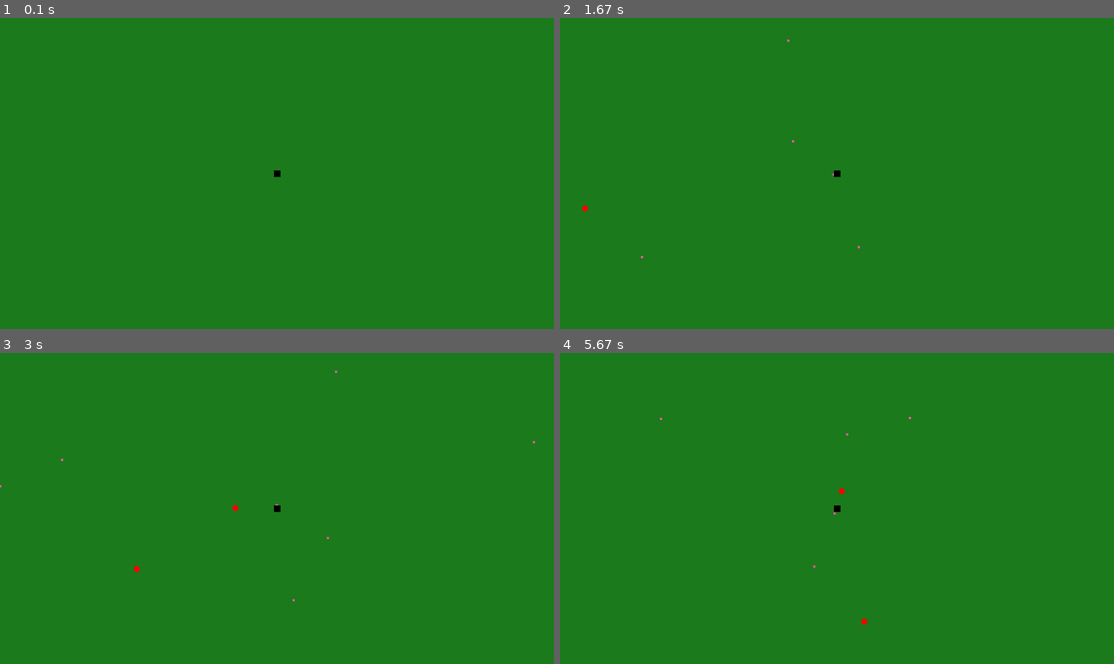
Above: before the commit, frames 1-4 (two rows, left to right).
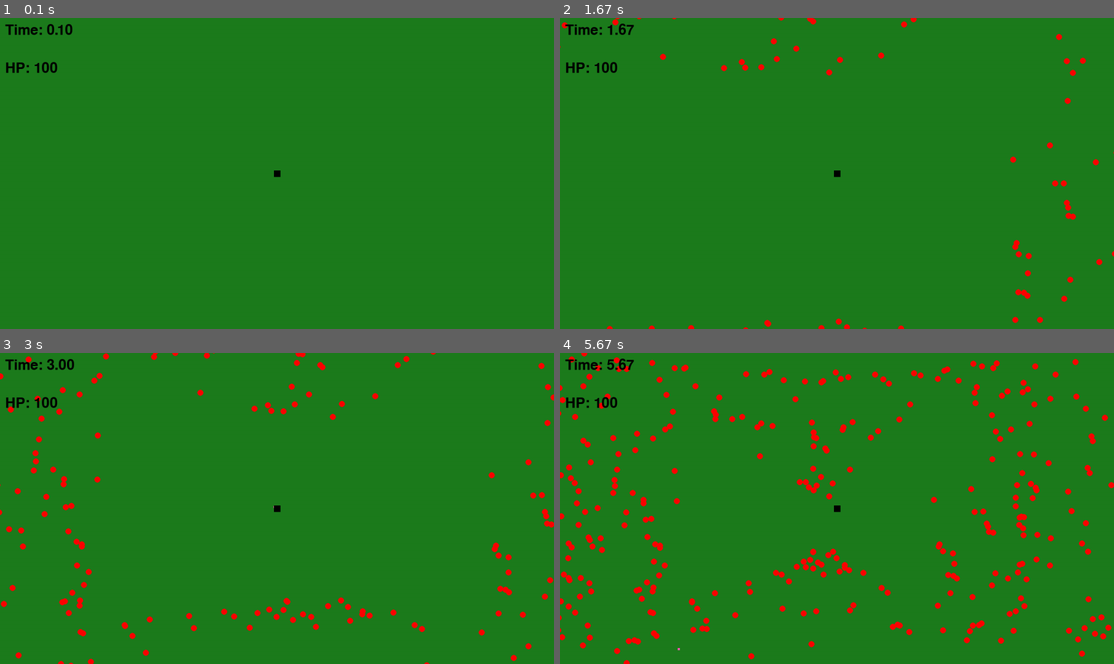
Above: after the commit, the same moments.

Repository: JairusCollantes/square-pygame
Game: pygame game, started from game.py
Two runs of this game, one before a commit and one after it. Both use one fixed random seed, a clock stepped at 60 frames per second and the inputs below.
Inputs:
- Up to frame 1 (0.1 s): no input
- Up to frame 2 (1.67 s): hold D 0.33-0.8 s; hold W 0.83-1.13 s; hold D 1.17-1.63 s
- Up to frame 3 (3 s): hold A 1.67-2.2 s; hold S 2.23-2.53 s; hold A 2.57-2.97 s
- Up to frame 4 (5.67 s): hold W 3-3.37 s; hold D 3.4-4.03 s; hold S 4.07-4.43 s; hold A 4.47-4.93 s; hold D 4.97-5.43 s; hold W from 5.47 s (still down)

The runs differ from the first frame. In frame 1, 0.4% of the frame differs, in the area x 0-14%, y 1-18%; in frame 2, 1.3%; in frame 3, 2.7%; in frame 4, 5.8%, in the area x 0-100%, y 0-100%.

Commit message:
game loop and ui fixes

Diff:
--- a/game.py
+++ b/game.py
@@ -2,7 +2,6 @@
 import pygame
 import random
 import math
-
 
 W, H = 1280, 720
 white = (255, 255, 255)
@@ -13,6 +12,7 @@
 yellow = (255,255,0)
 pink = (255,87,183)
 speed = 3
+pygame.init()
 screen = pygame.display.set_mode((W, H))
 pygame.display.set_caption("Square")
 clock = pygame.time.Clock()
@@ -29,29 +29,28 @@
     def update(self):
         pygame.draw.rect(screen,black,self.square,0)
 
-
 class Attack:
     def __init__(self,x,y):
         self.side = 5
-        self.t = 90
+        self.t = 60
         self.square = pygame.Rect(x,y,self.side,self.side)
         angle = random.randint(0,360)
         self.x = math.cos(angle) * 10
         self.y = math.sin(angle) * 10
     def update(self):
         self.t -= 1
-        self.square.x += self.x
-        self.square.y += self.y
-        if keys[pygame.K_w]:
-            self.square.y += speed
-        if keys[pygame.K_s]:
-            self.square.y -= speed
-        if keys[pygame.K_a]:
-            self.square.x += speed
-        if keys[pygame.K_d]:
-            self.square.x -= speed
-        pygame.draw.rect(screen,pink,self.square,0)
-
+        if self.t > 0:
+            self.square.x += self.x
+            self.square.y += self.y
+            if keys[pygame.K_w]:
+                self.square.y += speed
+            if keys[pygame.K_s]:
+                self.square.y -= speed
+            if keys[pygame.K_a]:
+                self.square.x += speed
+            if keys[pygame.K_d]:
+                self.square.x -= speed
+            pygame.draw.rect(screen,pink,self.square,0)
 
 class Enemy:
     def __init__(self):
@@ -68,8 +67,9 @@
         elif spawn == "rig":
             self.y = random.randint(0,H)
             self.x = W + 20
-        self.speed = 4
+        self.speed = 1
         self.radius = 7
+        self.damage = 100
     def move(self, x,y):
         dx = x - self.x
         dy = y - self.y
@@ -90,6 +90,7 @@
 c = []
 t = 0
 b = []
+game = True
 
 def spawn():
     c.append(Enemy())
@@ -97,27 +98,61 @@
 def spawnB():
     b.append(Attack(p.x,p.y))
 
+def collision():
+    global game
+    for m in c:
+        cx = max(min(m.x ,p.square.right), p.square.left)
+        cy = max(min(m.y ,p.square.bottom), p.square.top)
+        dx = m.x - cx
+        dy = m.y - cy
+        d = math.sqrt(dx*dx + dy*dy)
+        if d < m.radius:
+            p.hp -= m.damage
+            c.remove(m)
+            if p.hp <= 0:
+                game = False
+
+def ui():
+    font = pygame.font.SysFont(None, 48)
+    time = font.render(f"Time: {(t/60):.2f}", True, black)
+    hp = font.render(f"HP: {p.hp}", True, black)
+    screen.blit(time,(12,12))
+    screen.blit(hp,(12,100))
+
 while True:
-    screen.fill(green)
+    # screen.fill(green)
 
     for e in pygame.event.get():
         if e.type == pygame.QUIT:
             pygame.quit()
             sys.exit()
-    keys = pygame.key.get_pressed()
-    t += 1
-    if t % 60==0:
-        spawn()
-    if t % 10==0:
-        spawnB()
-    for m in c:
-        m.move(p.x,p.y)
-    for m in b:
-        m.update()
+        if e.type == pygame.KEYDOWN:
+            if e.key == pygame.K_r and not game:
+                p = Player()
+                c.clear()
+                t = 0
+                b.clear()
+                game = True
+    if game:
+        screen.fill(green)
+        keys = pygame.key.get_pressed()
+        t += 1
+        if t % 1 == 0:
+            spawn()
+        if t % 60==0:
+            spawnB()
+        for m in c:
+            m.move(p.x,p.y)
+        for m in b:
+            m.update()
+        collision()
 
-    # font = pygame.font.SysFont('times new roman', 12)
-    # time = font.render(f"Time: {t//60}", True, black)
-    # screen.blit(time,(12,12))
-    p.update()
+        ui()
+
+        p.update()
+        if not game:
+            font = pygame.font.SysFont(None, 160)
+            text = font.render(f"Game Over", True, white)
+            screen.blit(text,(W//2 - 290,H//2-50))
     pygame.display.flip()
     clock.tick(60)
